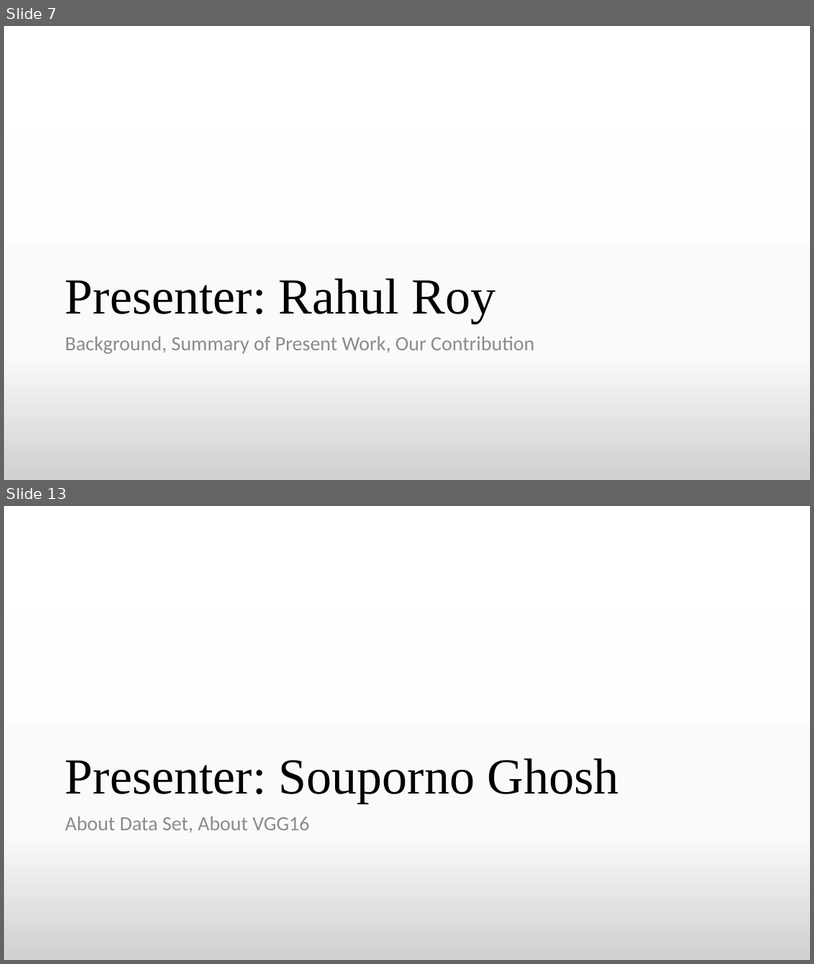
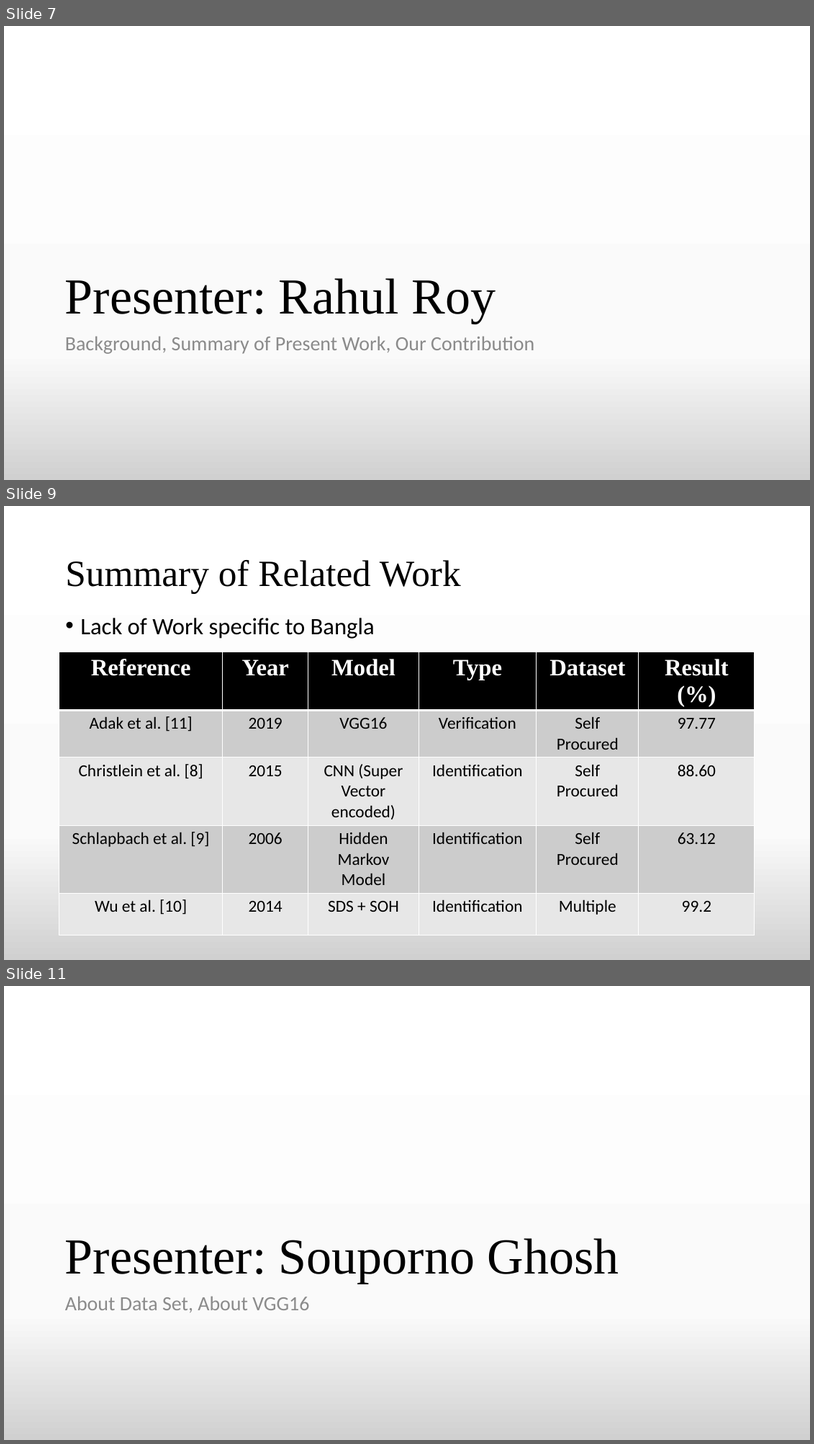
Before and after one commit to TheAnonymousMan/local-language-recognition-gcelt-class-2021, a slide deck: Documentation/4th Year Project Presentation.pptx. Shown one above the other, each under a label of ours: slides 7 and 13 before the commit, slides 7, 9 and 11 after it; the slides between them are not shown. The pictures are 814x964 and 814x1444 pixels, drawn with LibreOffice and Linux fonts; fonts in the diff are those of the drawing. Boxes give left, top, right and bottom in pixels: in the first picture for what was removed or moved away, otherwise in the second. Text is boxed around its words. In the diff, an @@ line names an element or a change of style, - is before the commit and + after.

```diff
--- a/Documentation/4th Year Project Presentation.pptx
+++ b/Documentation/4th Year Project Presentation.pptx
@@ slide 9 added at [4,506,810,960], background gradient #FFFFFF to #FBFBFB to #D1D1D1 @@
@@ title added at [65,560,461,593], 44 pt, text #000000 @@
+Summary of Related Work
@@ text added at [80,618,375,638], 28 pt, text #000000 @@
+• Lack of Work specific to Bangla
@@ table added at [59,651,756,936], 5 rows, 6 columns @@
+Reference | Year | Model | Type | Dataset | Result (%)
+Adak et al. [11] | 2019 | VGG16 | Verification | Self Procured | 97.77
+Christlein et al. [8] | 2015 | CNN (Super Vector encoded) | Identification | Self Procured | 88.60
+Schlapbach et al. [9] | 2006 | Hidden Markov Model | Identification | Self Procured | 63.12
+Wu et al. [10] | 2014 | SDS + SOH | Identification | Multiple | 99.2
@@ what was slide 13 is now slide 11 @@
```
Also in this commit, not shown: 5 slides changed, 3 other slides added, 3 slides removed, 2 other files.
